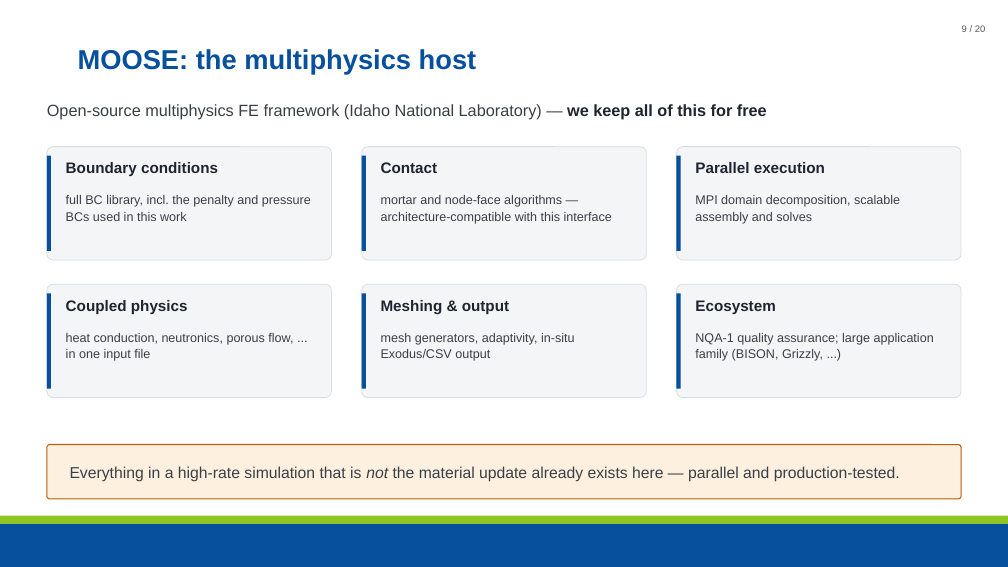
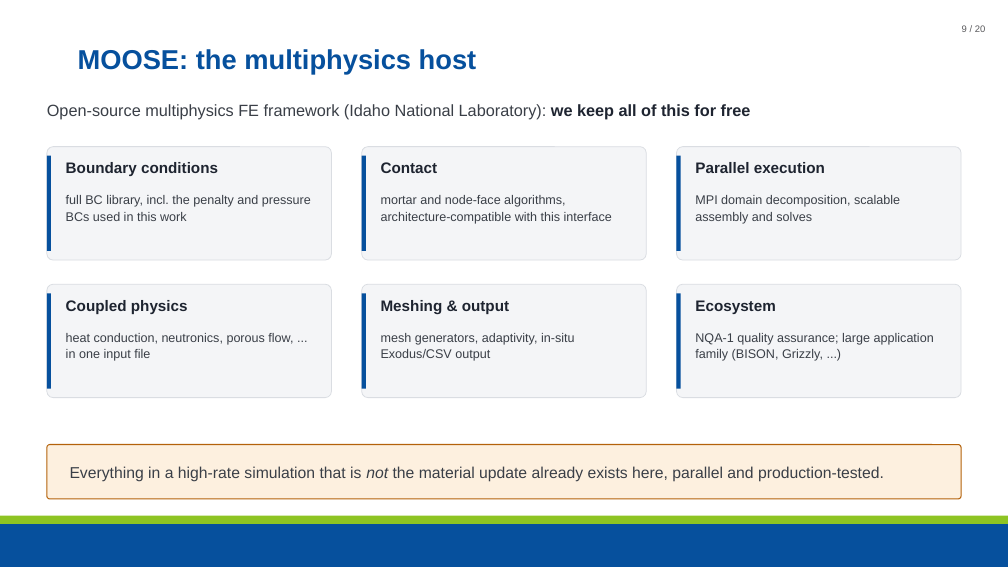
Before and after one commit to maxnezdyur/marlin, a slide deck: slide 9 of examples/impact/slide_assets/WCCM_NEML2_explicit_dynamics_v2.pptx. Drawn at 1008x567 pixels with LibreOffice and Linux fonts; fonts in the diff are those of the drawing; background and template pictures are left out. Boxes give left, top, right and bottom in pixels: in the first picture for what was removed or moved away, otherwise in the second. Text is boxed around its words. In the diff, an @@ line names an element or a change of style, - is before the commit and + after.

```diff
--- a/examples/impact/slide_assets/WCCM_NEML2_explicit_dynamics_v2.pptx
+++ b/examples/impact/slide_assets/WCCM_NEML2_explicit_dynamics_v2.pptx
@@ text at (x1=47, y1=104, x2=751, y2=119): text changed @@
-Open-source multiphysics FE framework (Idaho National Laboratory) — we keep all of this for free
+Open-source multiphysics FE framework (Idaho National Laboratory): we keep all of this for free
@@ text at (x1=381, y1=195, x2=612, y2=224): text changed @@
-mortar and node-face algorithms — architecture-compatible with this interface
+mortar and node-face algorithms, architecture-compatible with this interface
@@ text at (x1=70, y1=466, x2=884, y2=482): text changed @@
-Everything in a high-rate simulation that is not the material update already exists here — parallel and production-tested.
+Everything in a high-rate simulation that is not the material update already exists here, parallel and production-tested.
```
Also in this commit, not shown: 17 other slides changed, 1 other file.
